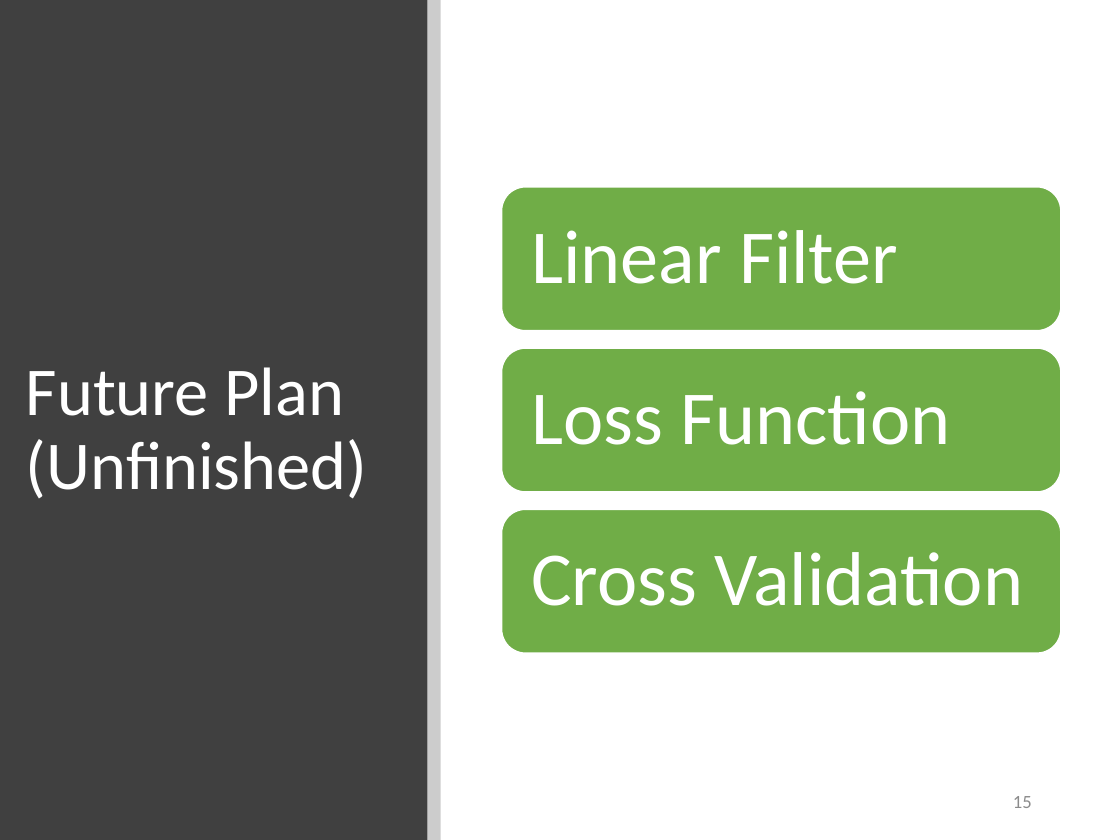
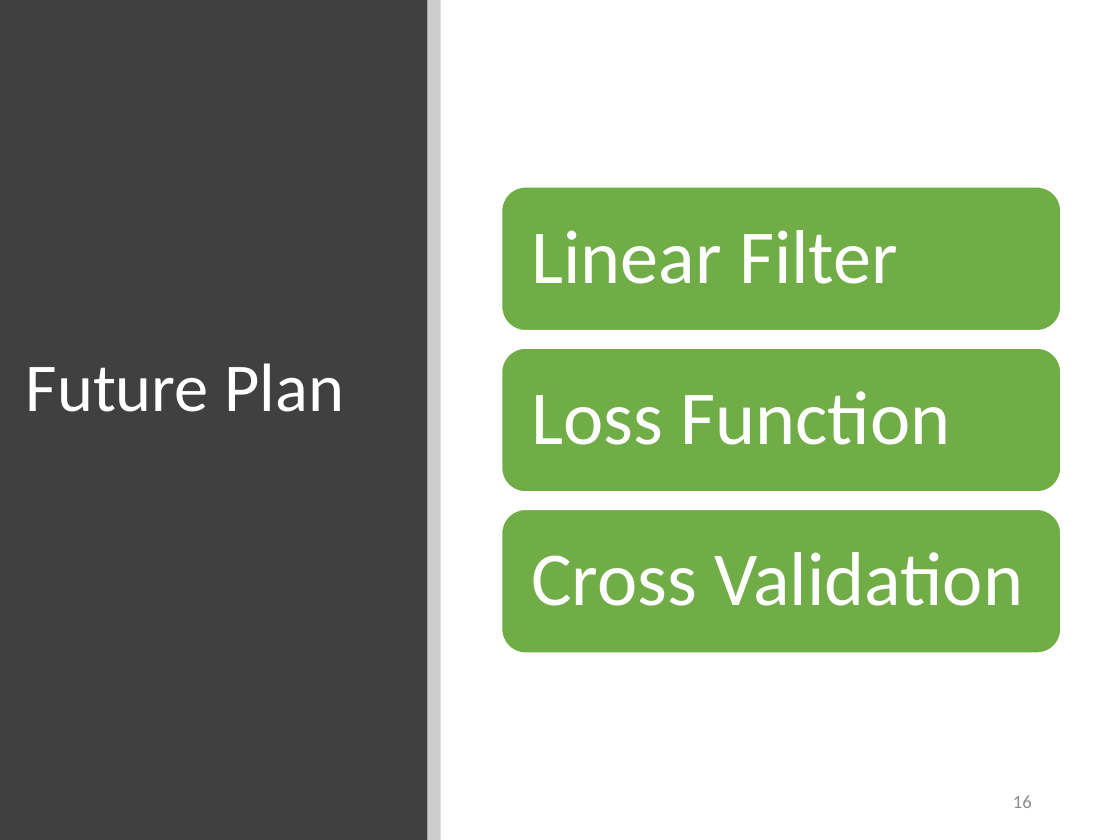
Before and after one commit to TZstatsADS/Fall2018-Proj3-Sec1-grp7, a slide deck: slide 16 of ads ppt.pptx (slide 15 before the commit). Drawn at 1120x840 pixels with LibreOffice and Linux fonts; fonts in the diff are those of the drawing. Boxes give left, top, right and bottom in pixels: in the first picture for what was removed or moved away, otherwise in the second. Text is boxed around its words. In the diff, an @@ line names an element or a change of style, - is before the commit and + after.

```diff
--- a/ads ppt.pptx
+++ b/ads ppt.pptx
@@ title at (26,363,344,412): text changed @@
-Future Plan
-(Unfinished)
+Future Plan
@@ page number at (1013,795,1032,808): text changed @@
-15
+16
```
Also in this commit, not shown: 1 other slide changed, 1 slide added.
